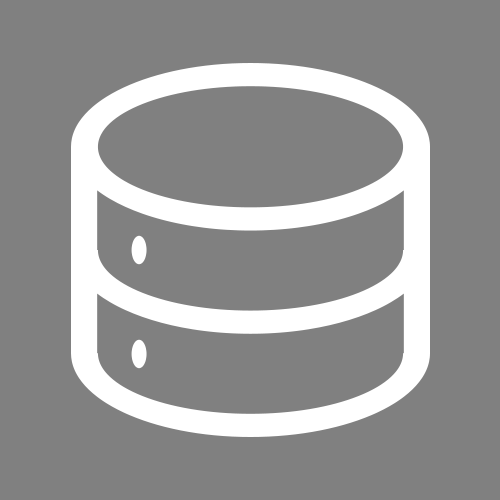
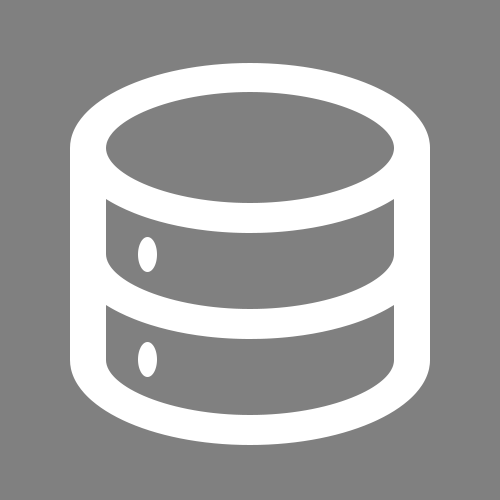
Revision of a layered 500 × 500 image; what changed, layer by layer:
painted on "regular" over (70, 63, 430, 445)
